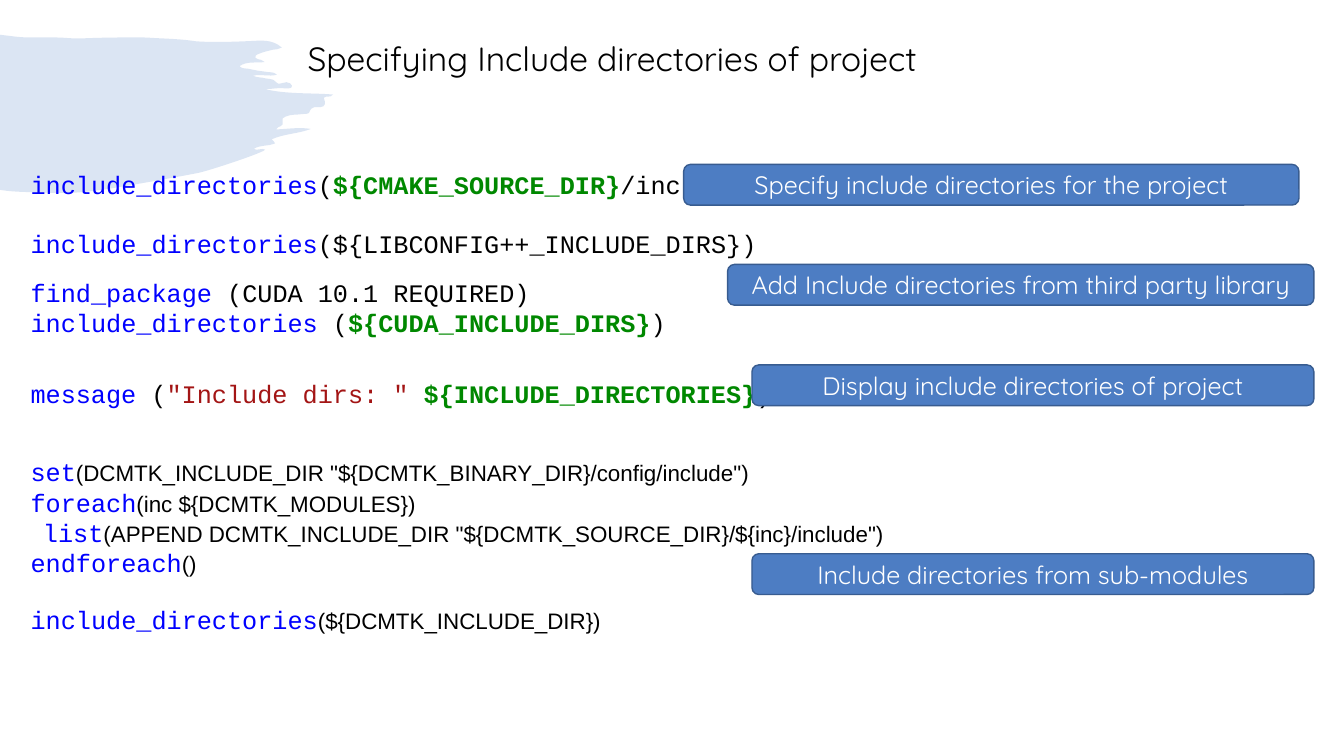
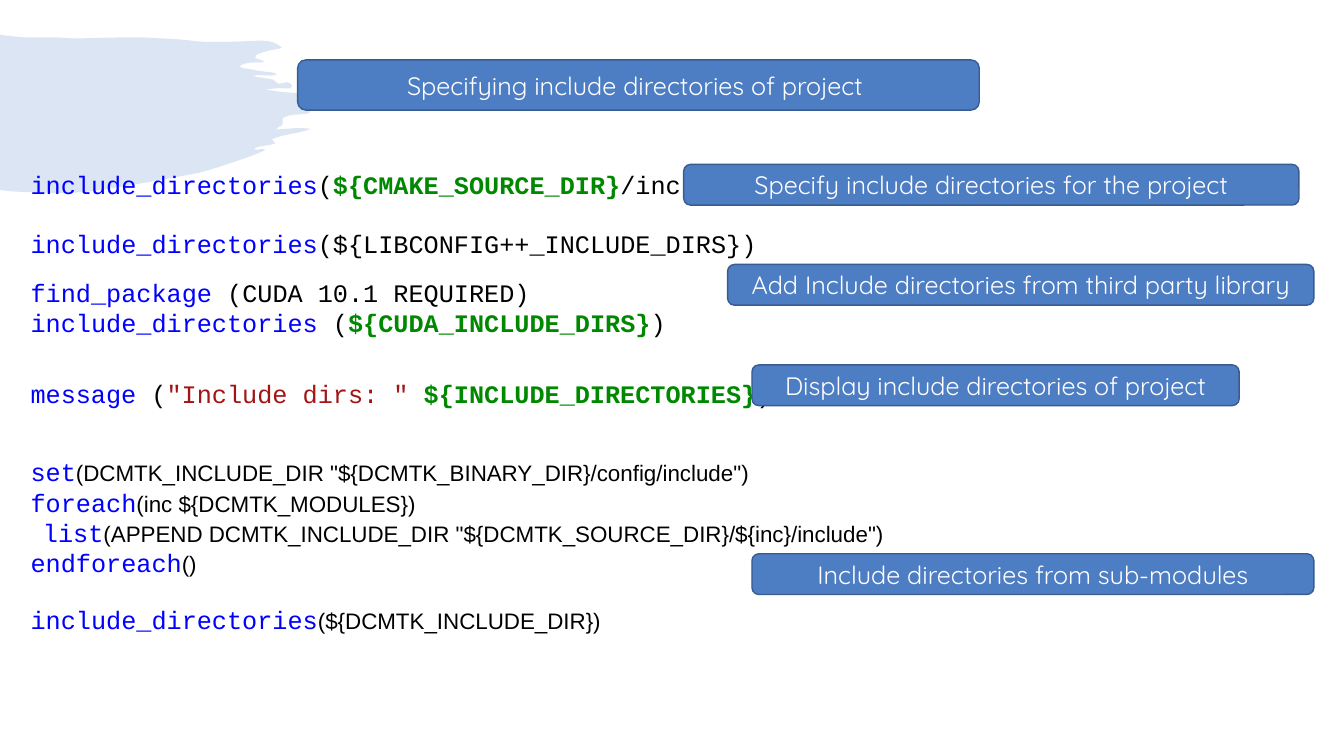
Before and after one commit to girishlande/cmake, a slide deck: slide 11 of learnings.pptx. Drawn at 1344x756 pixels with LibreOffice and Linux fonts; fonts in the diff are those of the drawing. Boxes give left, top, right and bottom in pixels: in the first picture for what was removed or moved away, otherwise in the second. Text is boxed around its words. In the diff, an @@ line names an element or a change of style, - is before the commit and + after.

```diff
--- a/learnings.pptx
+++ b/learnings.pptx
@@ rounded rectangle "Specifying include directories of project": place and size @@
-rounded rectangle "Specifying include directories of project" at box(308, 46, 917, 78)
+rounded rectangle "Specifying include directories of project" at box(297, 59, 979, 110)
@@ rounded rectangle "Specifying include directories of project" at box(297, 59, 979, 110): vertical alignment top to middle; fill none to #4D7DC3; outline none to #395C90 1 pt @@
@@ text in rounded rectangle at box(407, 76, 863, 100): text changed; size 24 to 18 pt; text colour #000000 to #FFFFFF @@
-Specifying Include directories of project
+Specifying include directories of project
@@ rounded rectangle "Display include directories of project": place and size @@
-rounded rectangle "Display include directories of project" at box(752, 365, 1314, 405)
+rounded rectangle "Display include directories of project" at box(752, 365, 1239, 405)
```
Also in this commit, not shown: 18 other slides changed, 2 other files.
